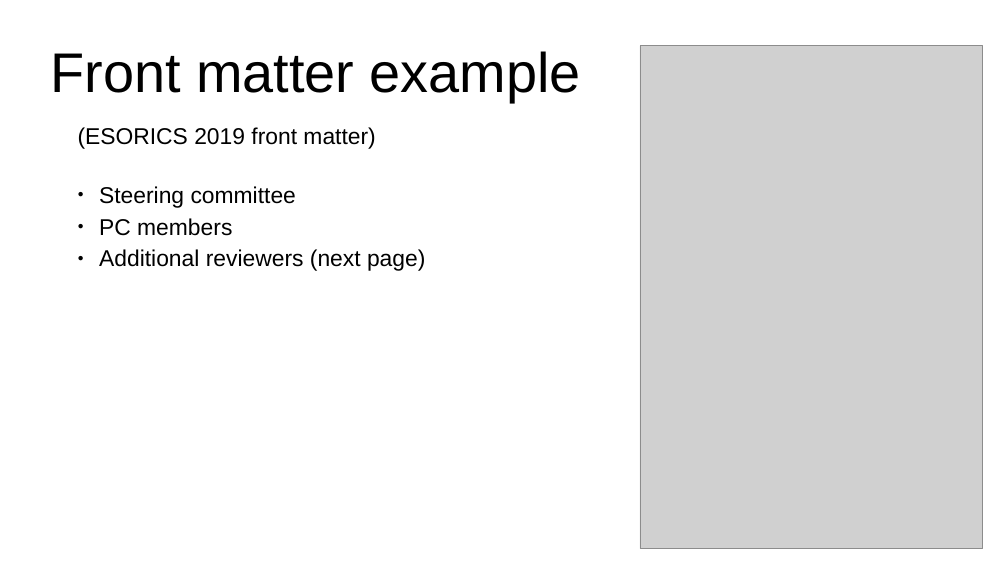
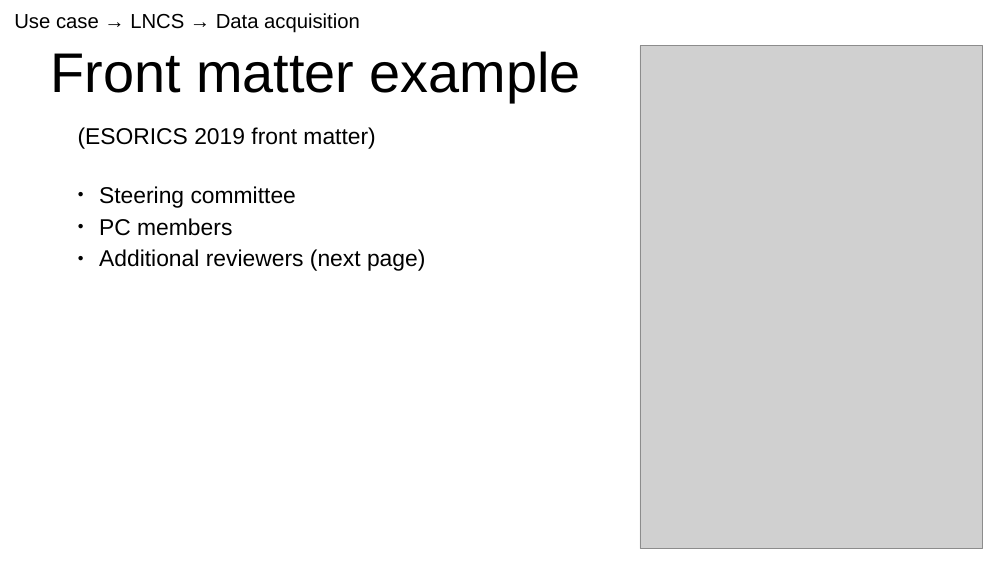
Before and after one commit to XibrenX/MasterThesis, a slide deck: slide 20 of slides/presentatie.odp (slide 17 before the commit). Drawn at 1008x567 pixels with LibreOffice and Linux fonts; fonts in the diff are those of the drawing; grey boxes stand for pictures. Boxes give left, top, right and bottom in pixels: in the first picture for what was removed or moved away, otherwise in the second. Text is boxed around its words. In the diff, an @@ line names an element or a change of style, - is before the commit and + after.

```diff
--- a/slides/presentatie.odp
+++ b/slides/presentatie.odp
@@ title added at [14, 13, 360, 33], 16 pt, text #000000 @@
+Use case → LNCS → Data acquisition
```
Also in this commit, not shown: 6 other slides changed, 10 slides added, 1 slide removed, 12 other files.
